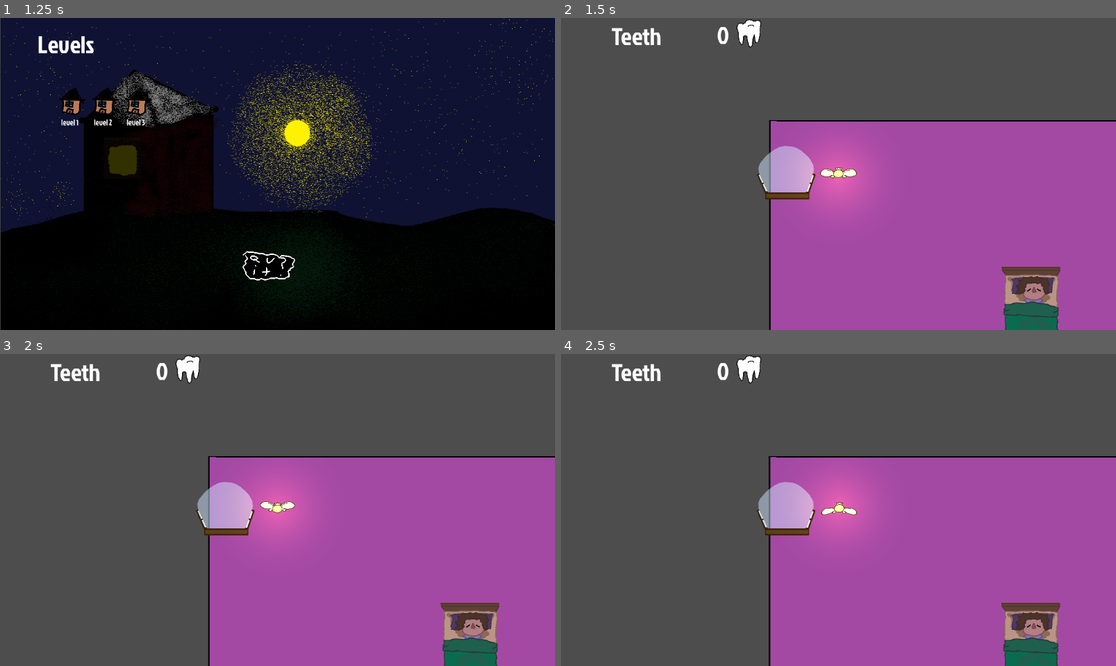
Above: before the commit, frames 1-4 (two rows, left to right).
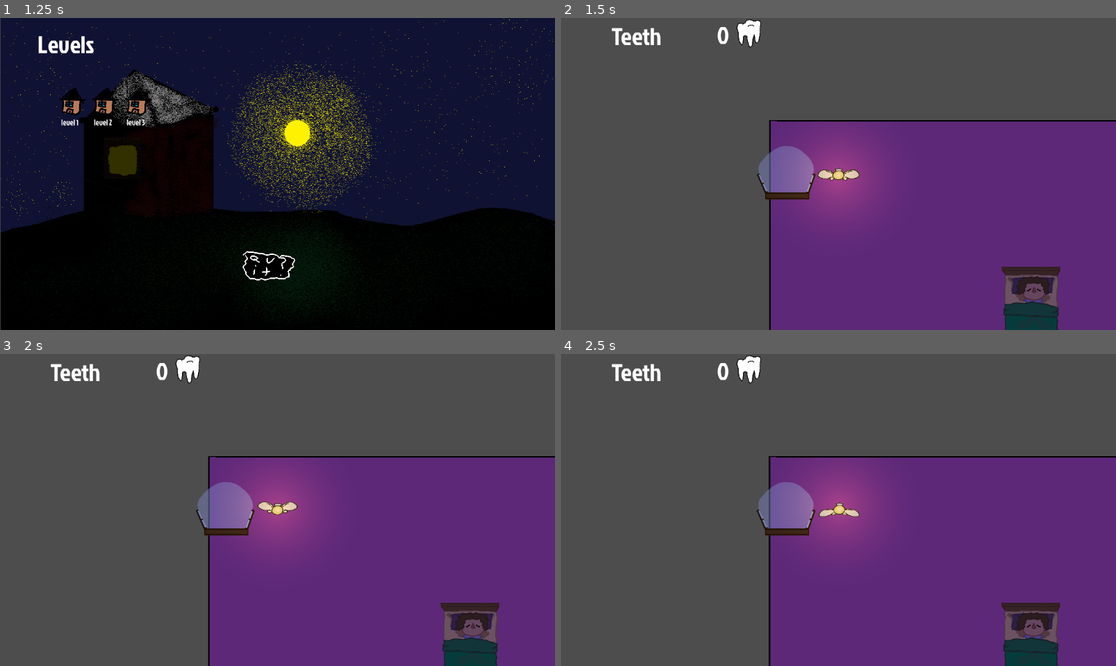
Above: after the commit, the same moments.

Repository: Cthulhu5227/Collector_videogame
Game: Godot game, scene res://main_menu.tscn
Two runs of this game, one before a commit and one after it. Both use one fixed random seed, a clock stepped at 60 frames per second and the inputs below.
Inputs (mouse positions are in pixels of both pictures, inside the frame that each line leads up to):
- Up to frame 1 (1.25 s): click (138, 280) at 0.5 s
- Up to frame 2 (1.5 s): click "level 1" at 1.25 s
- Up to frame 3 (2 s): no input
- Up to frame 4 (2.5 s): tap Enter at 2 s; move the mouse to (960, 494) at 2.02 s; hold Right from 2.03 s (still down); hold E (interact) from 2.03 s (still down); click (960, 494) at 2.17 s; tap Space at 2.27 s

Frame 1 is identical in both runs. In frame 2, 42% of the frame differs, in the area x 35-100%, y 32-100%; in frame 3, 42%; in frame 4, 42%.

Commit message:
qte updates and restore dimness

Diff:
--- a/bed.gd
+++ b/bed.gd
@@ -24,13 +24,12 @@
 func interact():
 	if not used:
 		used = true
-		make_quicktime()
+		make_quicktime(1)
 	return
 
-func make_quicktime():
+func make_quicktime(qte_diff):
 	qte_type = randi_range(0,3)
-	qte_type = 1
-	qte_diff = 6
+	qte_type = 3
 	var qte_instance = quicktime_event.instantiate()
 	qte_instance.position.x -= 150
 	add_child(qte_instance)
--- a/enemy.tscn
+++ b/enemy.tscn
@@ -55,7 +55,7 @@
 [node name="enemy_sight" type="CollisionPolygon2D" parent="vision_cone"]
 position = Vector2(260, 0)
 scale = Vector2(20.000008, 15.000004)
-polygon = PackedVector2Array(-19.849993, 0.13333331, 10.567496, -11.466664, 10.717496, 11.199998)
+polygon = PackedVector2Array(-12.549995, -2.2666662, -8.599997, -2.5333328, 10.567496, -11.466664, 10.717496, 11.199998, -8.749996, 2.3999996, -12.449995, 2.4666662, -15.999994, 5.9333324, -16.149994, -5.1333323)
 
 [node name="sus_meter" type="ProgressBar" parent="."]
 anchors_preset = 5
--- a/level.tscn
+++ b/level.tscn
@@ -18,7 +18,7 @@
 [node name="Level" type="Node2D"]
 
 [node name="dimness" parent="." instance=ExtResource("1_km5ld")]
-color = Color(0.5847179, 0.5847179, 0.6651851, 1)
+color = Color(0.5718082, 0.55147827, 0.73512024, 1)
 
 [node name="Camera2D" parent="." instance=ExtResource("5_f2txt")]
 
--- a/levels/level_1.tscn
+++ b/levels/level_1.tscn
@@ -1,12 +1,16 @@
-[gd_scene load_steps=6 format=4 uid="uid://bbao5ut5yflua"]
+[gd_scene load_steps=7 format=4 uid="uid://bbao5ut5yflua"]
 
-[ext_resource type="PackedScene" path="res://camera_2d.tscn" id="1_n46q3"]
+[ext_resource type="PackedScene" uid="uid://bcks5aa6qr3t0" path="res://lightfx/dimness.tscn" id="1_btoec"]
+[ext_resource type="PackedScene" uid="uid://henuxxm7oxlp" path="res://camera_2d.tscn" id="1_n46q3"]
 [ext_resource type="PackedScene" uid="uid://dwsk6befvaf0a" path="res://player.tscn" id="2_btoec"]
-[ext_resource type="PackedScene" path="res://bed.tscn" id="4_l53as"]
-[ext_resource type="PackedScene" path="res://basic_room.tscn" id="5_3sk1a"]
-[ext_resource type="PackedScene" path="res://window.tscn" id="6_btoec"]
+[ext_resource type="PackedScene" uid="uid://dbqx4kfoya38a" path="res://bed.tscn" id="4_l53as"]
+[ext_resource type="PackedScene" uid="uid://c3th6ihcugi4r" path="res://basic_room.tscn" id="5_3sk1a"]
+[ext_resource type="PackedScene" uid="uid://doyg3xf8tfm1n" path="res://window.tscn" id="6_btoec"]
 
 [node name="Level" type="Node2D"]
+
+[node name="CanvasModulate" parent="." instance=ExtResource("1_btoec")]
+color = Color(0.57254905, 0.5529412, 0.73333335, 1)
 
 [node name="Camera2D" parent="." instance=ExtResource("1_n46q3")]
 
--- a/levels/level_2.tscn
+++ b/levels/level_2.tscn
@@ -1,6 +1,7 @@
-[gd_scene load_steps=9 format=4 uid="uid://bqnjb55odv1g0"]
+[gd_scene load_steps=10 format=4 uid="uid://bqnjb55odv1g0"]
 
 [ext_resource type="PackedScene" uid="uid://henuxxm7oxlp" path="res://camera_2d.tscn" id="1_5722l"]
+[ext_resource type="PackedScene" uid="uid://bcks5aa6qr3t0" path="res://lightfx/dimness.tscn" id="1_dfjjl"]
 [ext_resource type="PackedScene" uid="uid://dwsk6befvaf0a" path="res://player.tscn" id="2_ilhis"]
 [ext_resource type="PackedScene" uid="uid://dhxxy4paeggpd" path="res://enemy.tscn" id="3_ep78u"]
 [ext_resource type="PackedScene" uid="uid://dbqx4kfoya38a" path="res://bed.tscn" id="4_dfjjl"]
@@ -15,6 +16,9 @@
 point_count = 2
 
 [node name="Level" type="Node2D"]
+
+[node name="CanvasModulate" parent="." instance=ExtResource("1_dfjjl")]
+color = Color(0.57254905, 0.5529412, 0.73333335, 1)
 
 [node name="Camera2D" parent="." instance=ExtResource("1_5722l")]
 
--- a/levels/level_3.tscn
+++ b/levels/level_3.tscn
@@ -1,6 +1,7 @@
-[gd_scene load_steps=9 format=4 uid="uid://cpvjipwwnuwn6"]
+[gd_scene load_steps=10 format=4 uid="uid://cpvjipwwnuwn6"]
 
 [ext_resource type="PackedScene" uid="uid://henuxxm7oxlp" path="res://camera_2d.tscn" id="1_20opy"]
+[ext_resource type="PackedScene" uid="uid://bcks5aa6qr3t0" path="res://lightfx/dimness.tscn" id="1_ofchu"]
 [ext_resource type="PackedScene" uid="uid://dwsk6befvaf0a" path="res://player.tscn" id="2_8l0e1"]
 [ext_resource type="PackedScene" uid="uid://dhxxy4paeggpd" path="res://enemy.tscn" id="3_lfnxh"]
 [ext_resource type="PackedScene" uid="uid://dbqx4kfoya38a" path="res://bed.tscn" id="4_ofchu"]
@@ -15,6 +16,9 @@
 point_count = 6
 
 [node name="Level" type="Node2D"]
+
+[node name="CanvasModulate" parent="." instance=ExtResource("1_ofchu")]
+color = Color(0.57254905, 0.5529412, 0.73333335, 1)
 
 [node name="Camera2D" parent="." instance=ExtResource("1_20opy")]
 
@@ -34,7 +38,7 @@
 curve = SubResource("Curve2D_lfnxh")
 
 [node name="parent" parent="Path2D" instance=ExtResource("3_lfnxh")]
-position = Vector2(-267, -21)
+position = Vector2(-250, 0)
 rotation = 0.014735775
 
 [node name="window" parent="." instance=ExtResource("7_lfnxh")]
--- a/lightfx/dimness.tscn
+++ b/lightfx/dimness.tscn
@@ -1,3 +1,4 @@
 [gd_scene format=3 uid="uid://bcks5aa6qr3t0"]
 
 [node name="CanvasModulate" type="CanvasModulate"]
+color = Color(0.22574526, 0.070451014, 0.3716392, 0.49019608)
--- a/player.tscn
+++ b/player.tscn
@@ -96,6 +96,7 @@
 [node name="Camera2D" parent="." instance=ExtResource("2_i3pqv")]
 
 [node name="CollisionShape2D" type="CollisionShape2D" parent="."]
+scale = Vector2(1.2, 1.2)
 shape = SubResource("CircleShape2D_onrkg")
 
 [node name="prompt" type="Label" parent="."]
@@ -116,9 +117,10 @@
 
 [node name="AnimatedSprite2D" type="AnimatedSprite2D" parent="."]
 z_index = 998
-position = Vector2(-0.99999994, -1.9999999)
-scale = Vector2(0.175, 0.175)
+position = Vector2(-0.99999994, 0.99999994)
+scale = Vector2(0.2, 0.2)
 sprite_frames = SubResource("SpriteFrames_n7ghd")
 
 [node name="PointLight2D" parent="." instance=ExtResource("4_hqtel")]
 color = Color(0.96862745, 0.8235294, 0.4745098, 0.6745098)
+texture_scale = 6.0
--- a/quicktime/qte_catch.gd
+++ b/quicktime/qte_catch.gd
@@ -21,7 +21,6 @@
 # input key
 var press_input
 var bead_speed := 0.0
-var speed_constant := 50.0
 
 var capital_letters = [
 	"A", "B", "C", "D", "F", "G", "H", "I", "J", "K", "L", "M",
@@ -29,7 +28,7 @@
 ]
 
 
-func initialize(difficulty: float, node_refs):
+func initialize(difficulty, node_refs):
 	var input = get_parent().get_random_subset(capital_letters, 1)
 	# get qte elements
 	catch_bar = node_refs[0]
@@ -39,11 +38,11 @@
 	container_background = node_refs[4]
 
 	# set variables
-	bead_speed = difficulty * speed_constant
+	bead_speed = difficulty[0]
 	press_input = OS.find_keycode_from_string(input[0])
 
 	# set up bar
-	set_bar(catch_bar, difficulty)
+	set_bar(catch_bar, difficulty[1])
 
 	# set up bead
 	catch_bead.visible = true
@@ -56,14 +55,14 @@
 func set_bar(bar, scale):
 	var new_points = []
 	var center_x = 125
-
+	var offset = randi_range(-20, 20)
 	for point in bar.polygon:
 		if point.x > center_x:
-			bar_start_x = point.x - scale*50
+			bar_end_x = point.x - scale + offset
+			new_points.append(Vector2(bar_end_x, point.y))
+		else:
+			bar_start_x = point.x + scale + offset
 			new_points.append(Vector2(bar_start_x, point.y))
-		else:
-			bar_end_x = point.x + scale*50
-			new_points.append(Vector2(bar_end_x, point.y))
 	bar.polygon = new_points
 
 func _process(delta):
@@ -82,6 +81,9 @@
 func _input(event):
 	if (qte_instance_active) and (event is InputEventKey) and (event.pressed):
 		if (event.keycode == press_input):
+			print(bar_start_x)
+			print(catch_bead.position.x)
+			print(bar_end_x)
 			var bead_pos = catch_bead.position.x
 			if bead_pos >= bar_start_x and bead_pos <= bar_end_x:
 				qte_instance_active = false
--- a/quicktime/qte_manager.gd
+++ b/quicktime/qte_manager.gd
@@ -6,15 +6,40 @@
 var qte_success := false
 
 func init(qte_type, qte_diff):
+	var diff_array = []
 	match qte_type:
 		0:
-			call_other_script("res://quicktime/qte_catch.gd", qte_diff,[$Timer_Bar, $Catch_Bead, $QTE_Instr_Label, $QTE_Input_Label, $QTE_Container])
+			if qte_diff == 1:
+				diff_array = [100, 75]
+			if qte_diff ==  2:
+				diff_array = [200, 100]
+			if qte_diff ==  3:
+				diff_array = [300, 125]
+			call_other_script("res://quicktime/qte_catch.gd", diff_array, [$Timer_Bar, $Catch_Bead, $QTE_Instr_Label, $QTE_Input_Label, $QTE_Container])
 		1:
-			call_other_script("res://quicktime/qte_match.gd", qte_diff, [$Timer, $Timer_Bar, $QTE_Instr_Label, $QTE_Match_Label, $QTE_Container, $Input_Container, $Match_Container])
+			if qte_diff == 1:
+				diff_array = [3, 3]
+			if qte_diff ==  2:
+				diff_array = [2, 4]
+			if qte_diff ==  3:
+				diff_array = [3, 6]
+			call_other_script("res://quicktime/qte_match.gd", diff_array, [$Timer, $Timer_Bar, $QTE_Instr_Label, $QTE_Match_Label, $QTE_Container, $Input_Container, $Match_Container])
 		2:
-			call_other_script("res://quicktime/qte_mash.gd", qte_diff,  [$Timer_Bar, $QTE_Instr_Label, $QTE_Input_Label, $QTE_Container])
+			if qte_diff == 1:
+				diff_array = [0.15, 0.001]
+			if qte_diff ==  2:
+				diff_array = [0.0075, 0.002]
+			if qte_diff ==  3:
+				diff_array = [0.005, 0.003]
+			call_other_script("res://quicktime/qte_mash.gd", diff_array, [$Timer_Bar, $QTE_Instr_Label, $QTE_Input_Label, $QTE_Container])
 		3:
-			call_other_script("res://quicktime/qte_press.gd", qte_diff,  [$Timer, $Timer_Bar, $QTE_Instr_Label, $QTE_Input_Label, $QTE_Container])
+			if qte_diff == 1:
+				diff_array = [1, 3]
+			if qte_diff ==  2:
+				diff_array = [0.75, 5]
+			if qte_diff ==  3:
+				diff_array = [0.35, 7]
+			call_other_script("res://quicktime/qte_press.gd", diff_array, [$Timer, $Timer_Bar, $QTE_Instr_Label, $QTE_Input_Label, $QTE_Container])
 		_:
 			print("Warning:", qte_type, "is not an accepted QTE")
 
@@ -25,9 +50,7 @@
 		get_parent().receive_data_from_child(data)
 	return
 
-# notes: see internal points for specific QTEs
-# may also need to turn difficulty into an array to handle special modifiers for mash and catch
-func call_other_script(path: String, difficulty: float, refs: Array):
+func call_other_script(path: String, difficulty: Array, refs: Array):
 	qte_inst = load(path).new()
 	add_child(qte_inst)
 	if qte_inst.has_method("initialize"):
--- a/quicktime/qte_mash.gd
+++ b/quicktime/qte_mash.gd
@@ -20,7 +20,7 @@
 	"N", "O", "P", "Q", "R", "S", "T", "U", "V", "W", "X", "Y", "Z"
 ]
 
-func initialize(difficulty: float, node_refs):
+func initialize(difficulty: Array, node_refs):
 	var input = get_parent().get_random_subset(capital_letters, 1)
 	# get qte elements
 	mash_bar = node_refs[0]
@@ -29,8 +29,9 @@
 
 	# set up mash bar
 	mash_bar.scale.x = 0
-	dec_speed = difficulty * 0.01
-	input_value = difficulty
+	input_value = difficulty[0]
+	dec_speed = difficulty[1]
+
 
 	# Start QTE
 	instruction_label.bbcode_text = "[center][color=white]Mash![/color][/center]"
--- a/quicktime/qte_match.gd
+++ b/quicktime/qte_match.gd
@@ -31,8 +31,8 @@
 
 var inputs_possible = ["U", "D", "L", "R"]
 
-func initialize(duration: int , node_refs):
-	var input = get_parent().get_random_subset(inputs_possible, duration)
+func initialize(difficulty, node_refs):
+	var input = get_parent().get_random_subset(inputs_possible, difficulty[1])
 	# get qte elements
 	timer = node_refs[0]
 	timer_bar = node_refs[1]
@@ -47,8 +47,8 @@
 
 	# set up timer
 	timer.connect("timeout", Callable(self, "_on_timer_timeout"))
-	total_duration = duration
-	timer.wait_time = duration
+	total_duration = difficulty[0]
+	timer.wait_time = total_duration
 
 	# set up values
 	match_input = input
--- a/quicktime/qte_press.gd
+++ b/quicktime/qte_press.gd
@@ -23,9 +23,9 @@
 	"N", "O", "P", "Q", "R", "S", "T", "U", "V", "W", "X", "Y", "Z"
 ]
 
-func initialize(duration, node_refs):
+func initialize(difficulty, node_refs):
 	# need to actually divide them
-	total_quantity = duration
+	total_quantity = difficulty[1]
 	var input = get_parent().get_random_subset(capital_letters, total_quantity)
 
 	# get qte elements
@@ -37,8 +37,8 @@
 
 	# set up timer
 	timer.connect("timeout", Callable(self, "_on_timer_timeout"))
-	total_duration = duration
-	timer.wait_time = duration
+	total_duration = difficulty[0]
+	timer.wait_time = total_duration
 
 	# set up values
 	nec_progress = input.size()
Not shown: 1 places in level.tscn that only renumber resources
Not shown: 1 places in player.tscn that only renumber resources
